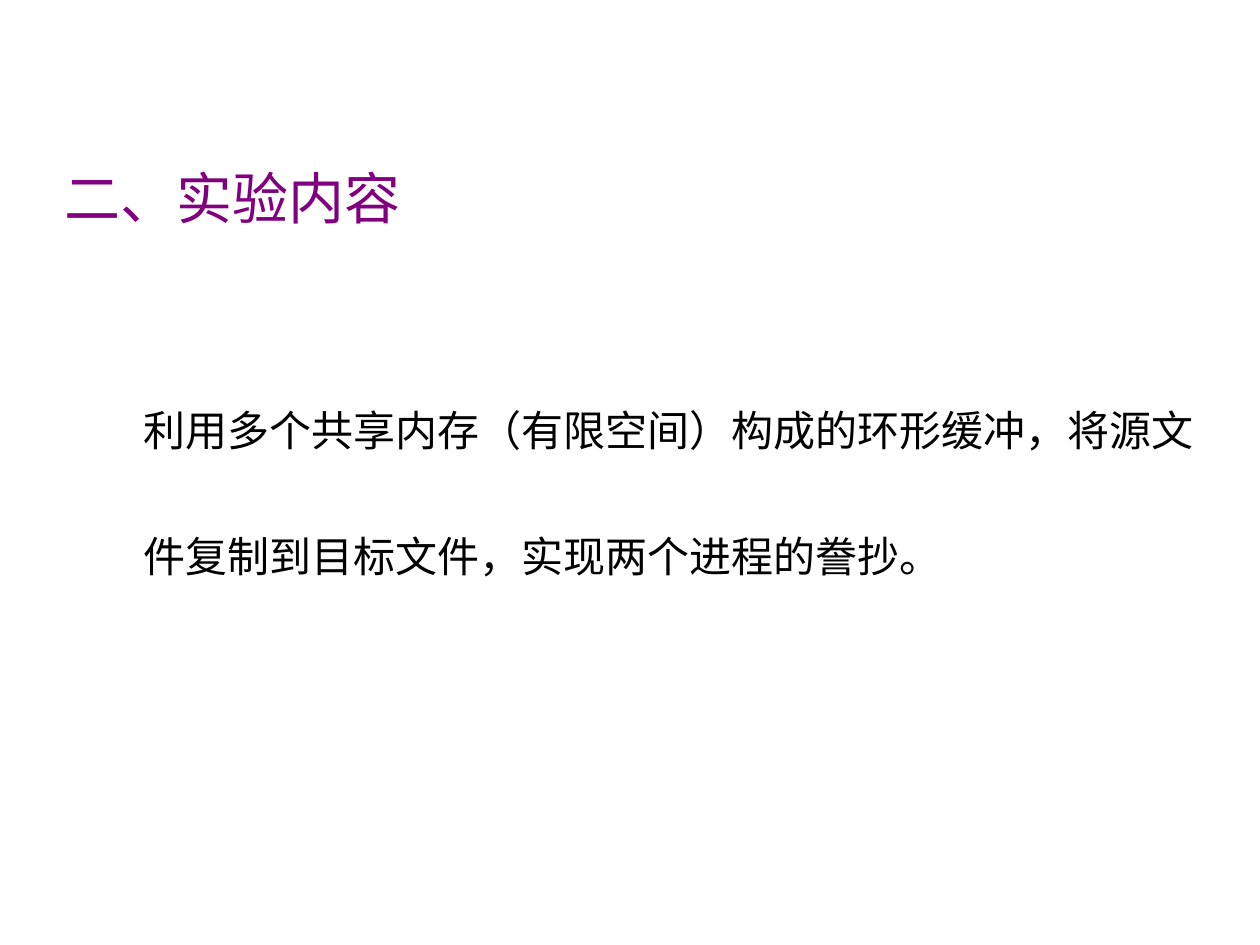
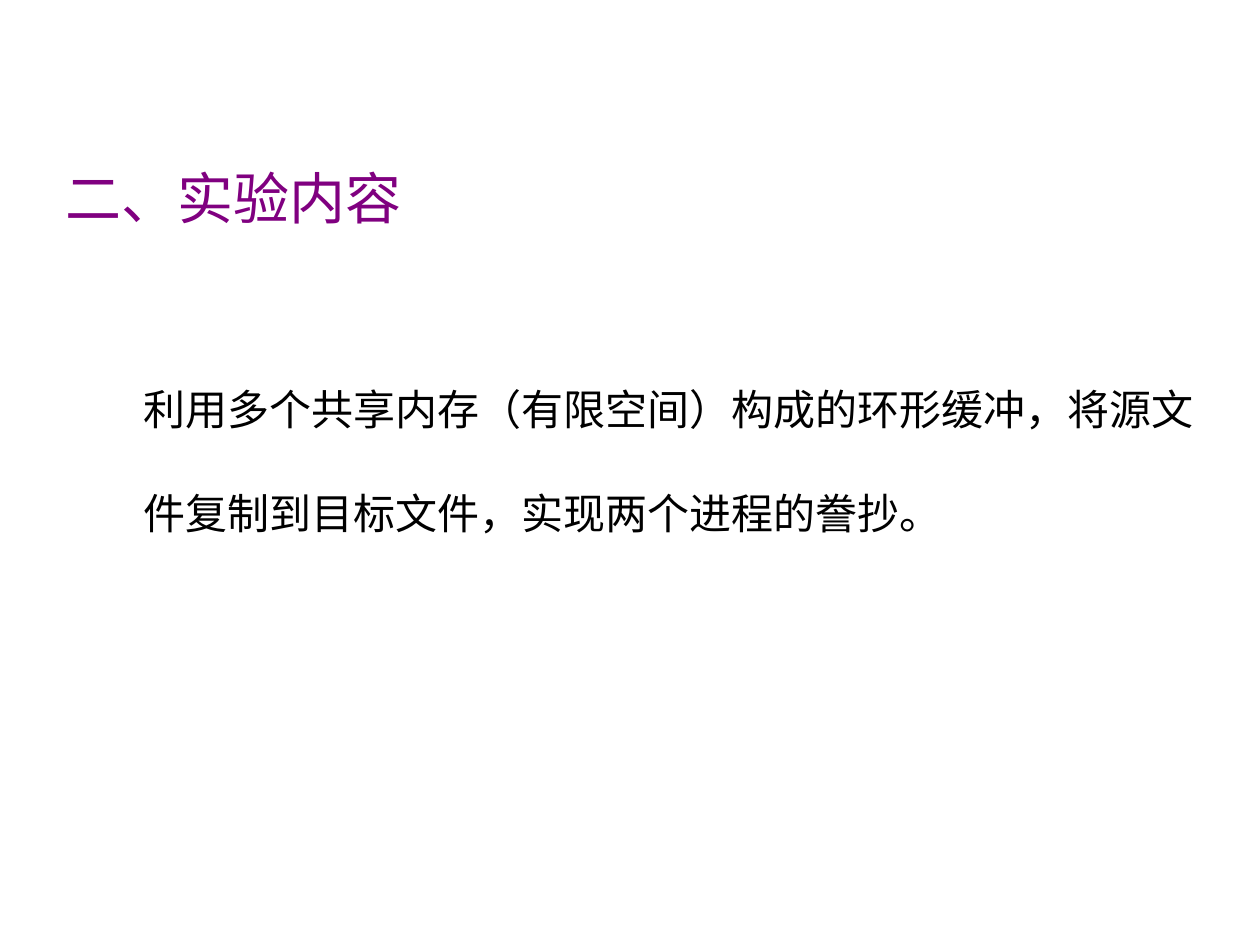
Before and after one commit to woshiwzy321/Hust_Cs_ProJ, a slide deck: slide 2 of os/实验结果/实验３/exp3.ppt. Drawn at 1260x945 pixels with LibreOffice and Linux fonts; fonts in the diff are those of the drawing; background and template pictures are left out. Boxes give left, top, right and bottom in pixels: in the first picture for what was removed or moved away, otherwise in the second. Text is boxed around its words. In the diff, an @@ line names an element or a change of style, - is before the commit and + after.

Commit message:
操作系统实验第三次做了一半　子进程没写

```diff
--- a/os/实验结果/实验３/exp3.ppt
+++ b/os/实验结果/实验３/exp3.ppt
@@ text "二、实验内容" at (x1=65, y1=171, x2=1194, y2=534): indent changed; line spacing 2.5 to 59.9pt @@
```
Also in this commit, not shown: 9 other slides changed, 6 other files.
